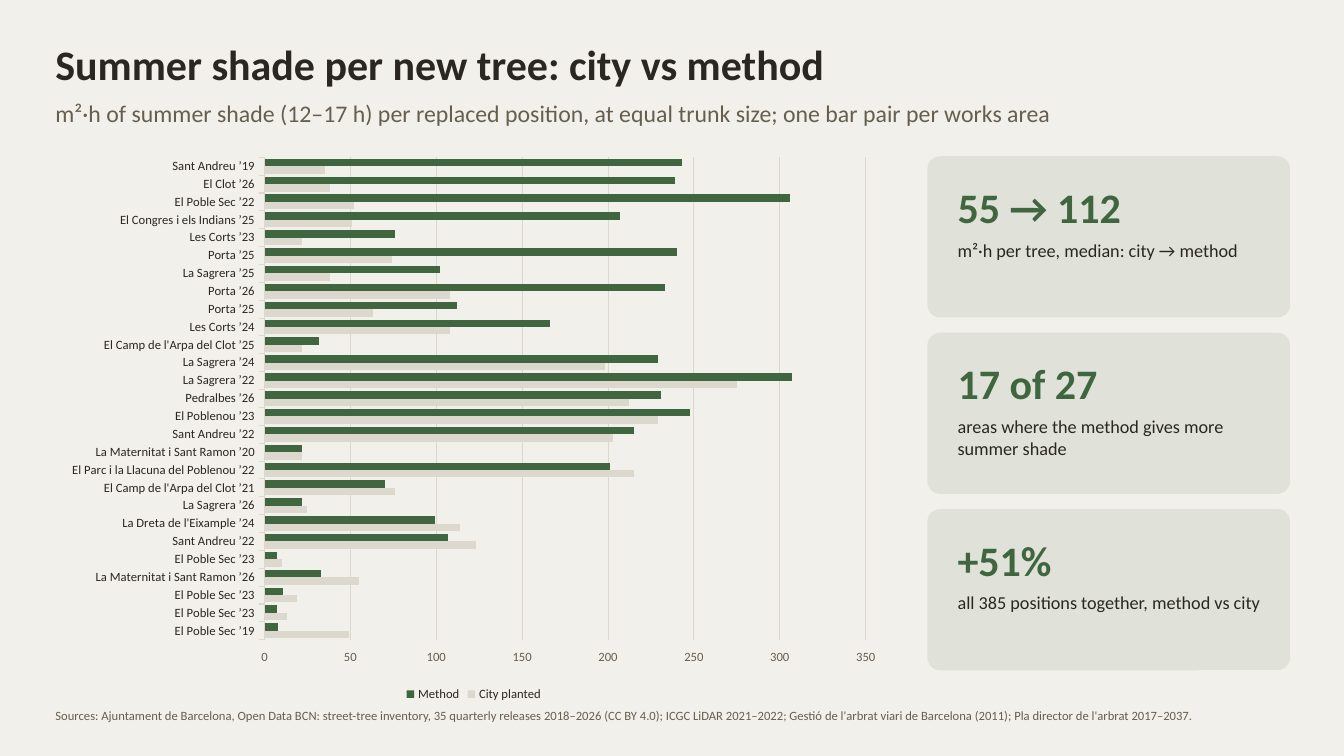
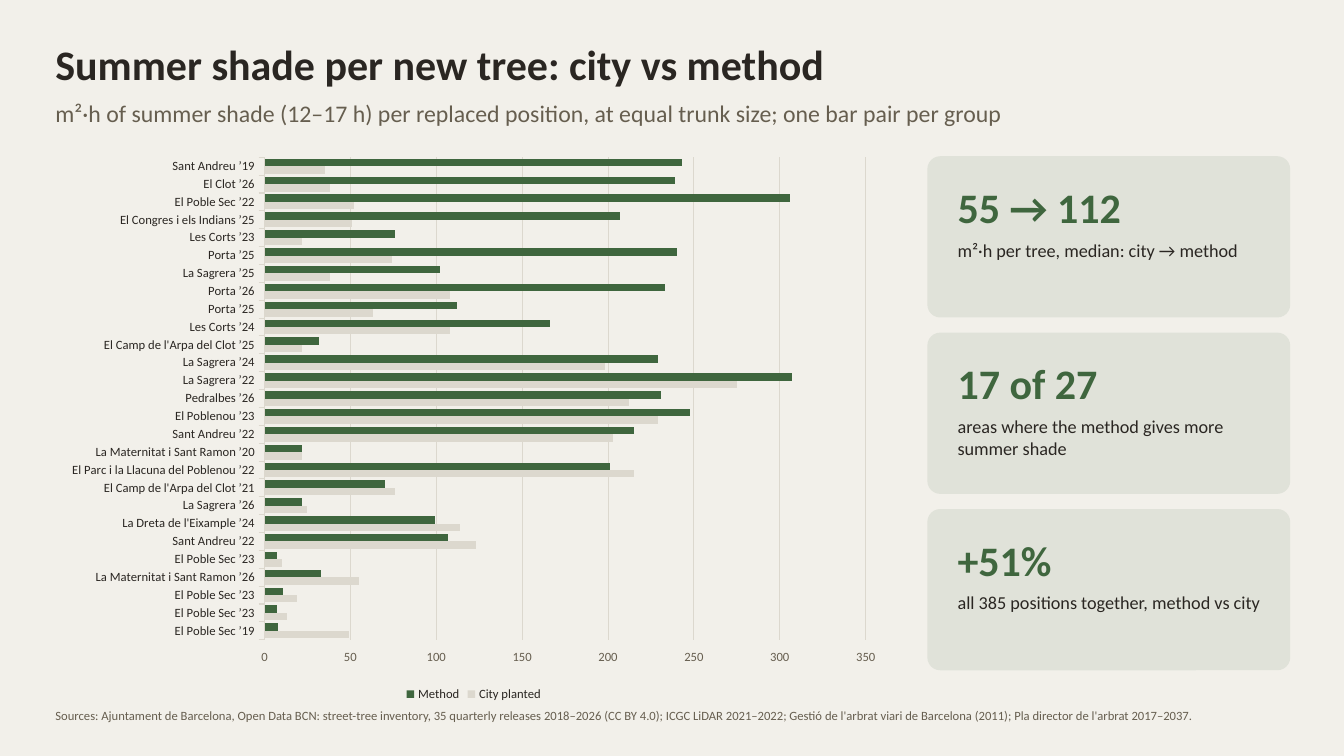
Before and after one commit to giofox96/shade-and-sponge, a slide deck: slide 4 of slides/backtest_works.pptx (slide 3 before the commit). Drawn at 1344x756 pixels with LibreOffice and Linux fonts; fonts in the diff are those of the drawing. Boxes give left, top, right and bottom in pixels: in the first picture for what was removed or moved away, otherwise in the second. Text is boxed around its words. In the diff, an @@ line names an element or a change of style, - is before the commit and + after.

```diff
--- a/slides/backtest_works.pptx
+++ b/slides/backtest_works.pptx
@@ text at box(55, 103, 1001, 126): text changed @@
-m²·h of summer shade (12–17 h) per replaced position, at equal trunk size; one bar pair per works area
+m²·h of summer shade (12–17 h) per replaced position, at equal trunk size; one bar pair per group
```
Also in this commit, not shown: 8 other slides changed, 1 slide added, 3 other files.
